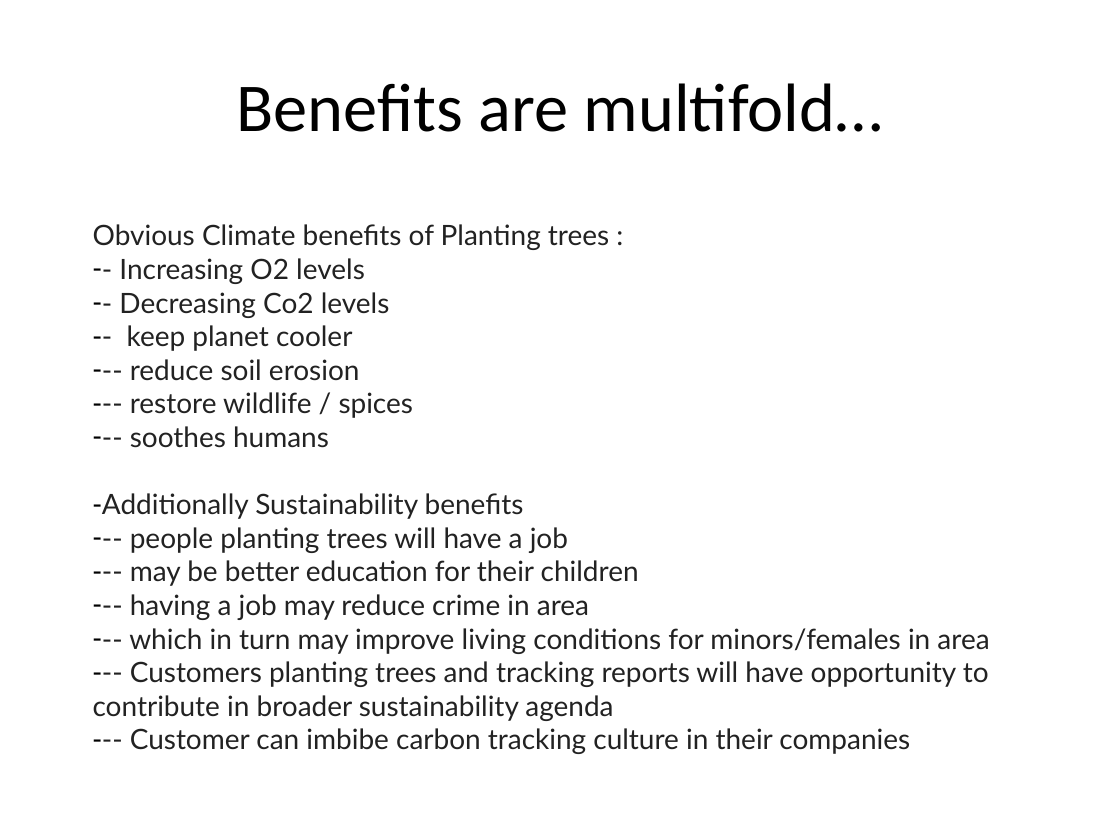
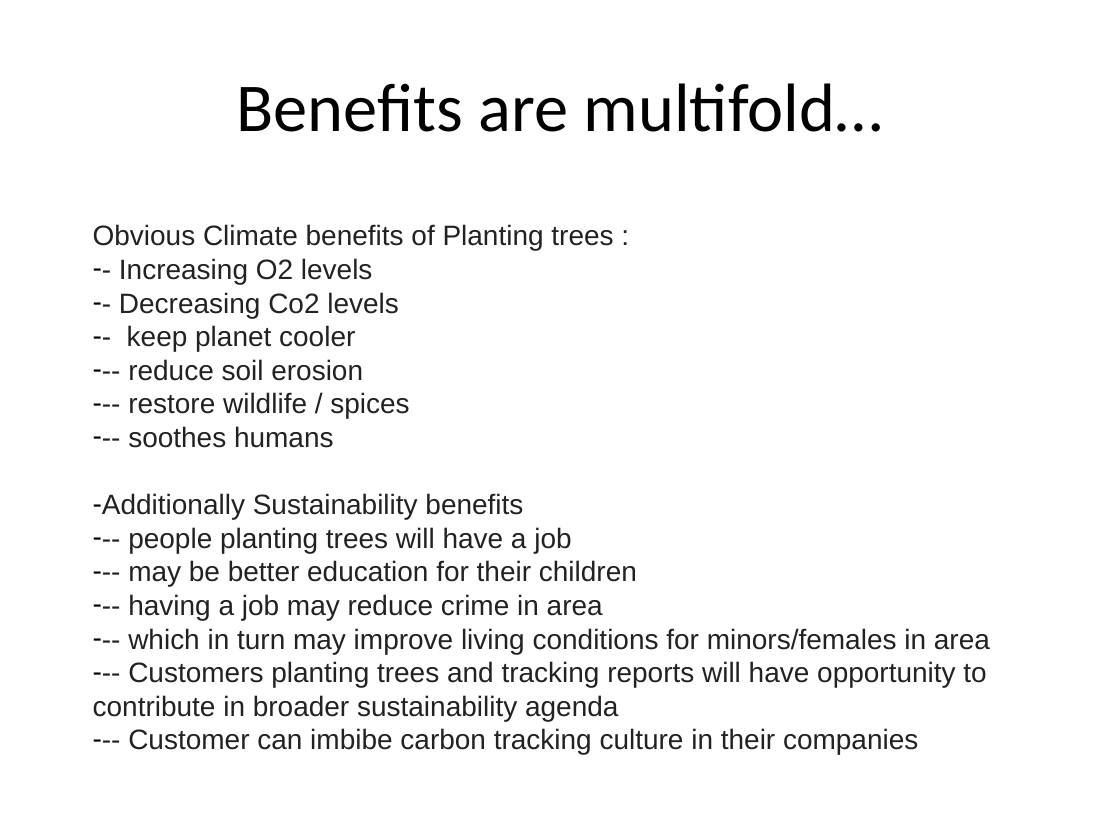
Before and after one commit to meebapna/hackathon-ms, a slide deck: slide 8 of Idea/PLEDGE TO PROGRESS.pptx. Drawn at 1120x840 pixels with LibreOffice and Linux fonts; fonts in the diff are those of the drawing. Boxes give left, top, right and bottom in pixels: in the first picture for what was removed or moved away, otherwise in the second. Text is boxed around its words. In the diff, an @@ line names an element or a change of style, - is before the commit and + after.

```diff
--- a/Idea/PLEDGE TO PROGRESS.pptx
+++ b/Idea/PLEDGE TO PROGRESS.pptx
@@ text "Obvious Climate benefits of Planting ..." at <box>93,224,990,754</box>: font Lato to Arial @@
```
Also in this commit, not shown: 3 other slides changed.
